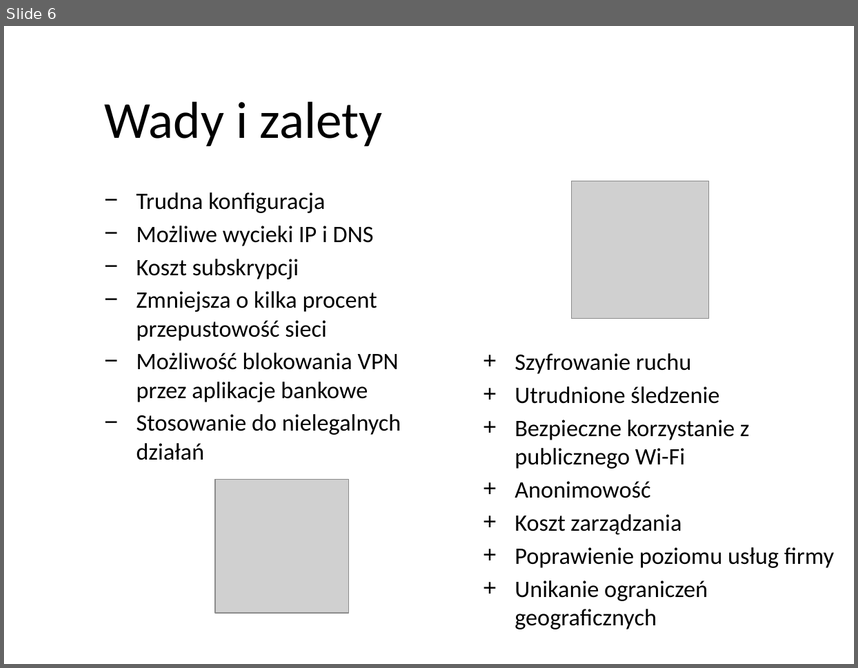
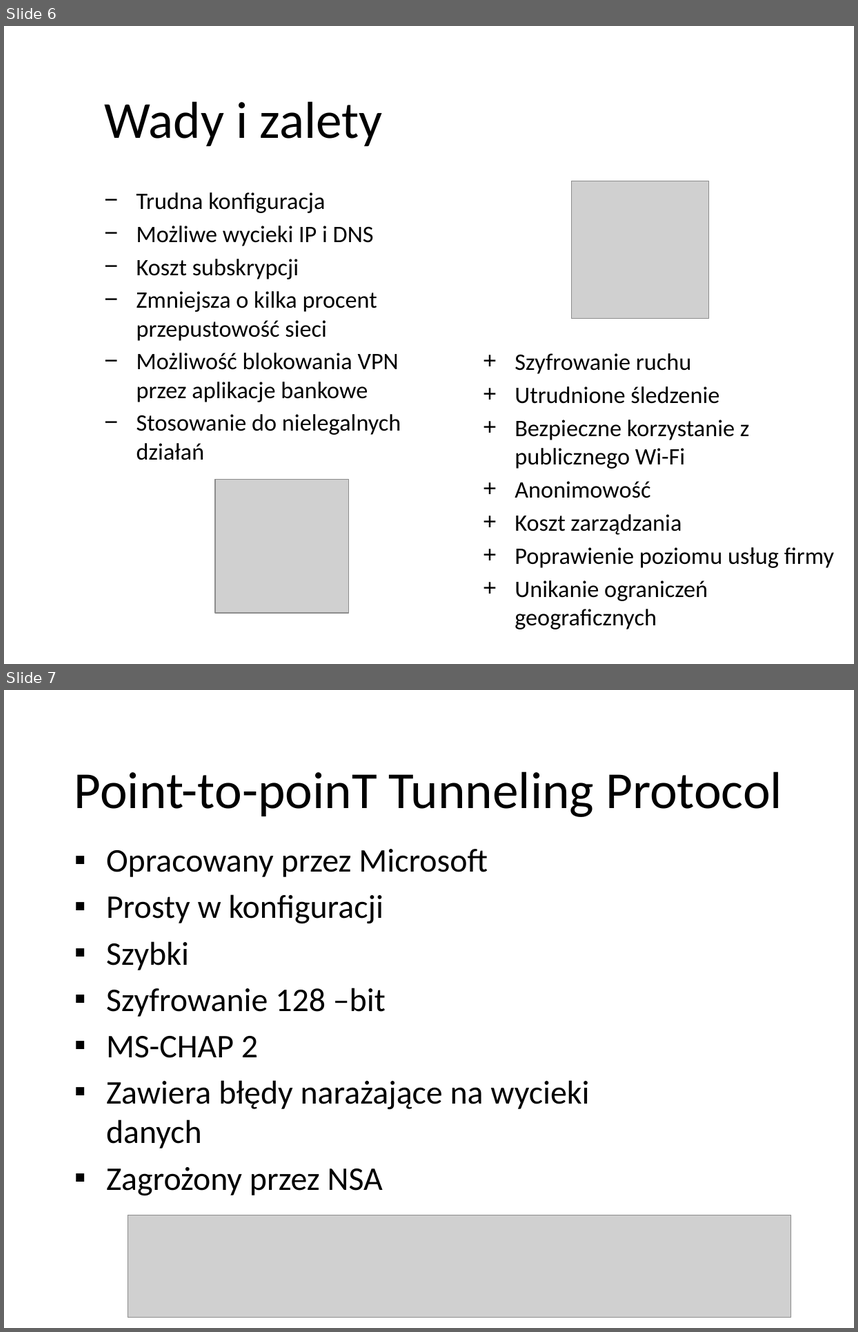
Before and after one commit to pwr227078/Reports, a slide deck: VPN/VPN.pptx. Shown one above the other, each under a label of ours: slide 6 before the commit, slides 6 and 7 after it. The pictures are 858x668 and 858x1332 pixels, drawn with LibreOffice and Linux fonts; fonts in the diff are those of the drawing; grey boxes stand for pictures; background and template pictures are left out. Boxes give left, top, right and bottom in pixels: in the first picture for what was removed or moved away, otherwise in the second. Text is boxed around its words. In the diff, an @@ line names an element or a change of style, - is before the commit and + after.

```diff
--- a/VPN/VPN.pptx
+++ b/VPN/VPN.pptx
@@ slide 7 added at [4, 690, 854, 1328], background picture (left out); not listed: 1 template element that a slide beside it also shows @@
@@ text added at [74, 771, 782, 817], 44 pt, text #000000 @@
+Point-to-poinT Tunneling Protocol
@@ text added at [106, 849, 589, 1196], 28 pt, text #000000 @@
+▪ Opracowany przez Microsoft
+▪ Prosty w konfiguracji
+▪ Szybki
+▪ Szyfrowanie 128 –bit
+▪ MS-CHAP 2
+▪ Zawiera błędy narażające na wycieki danych
+▪ Zagrożony przez NSA
@@ picture added at [128, 1215, 791, 1317] @@
```
Also in this commit, not shown: 1 slide changed, 4 other slides added, 1 other file.
